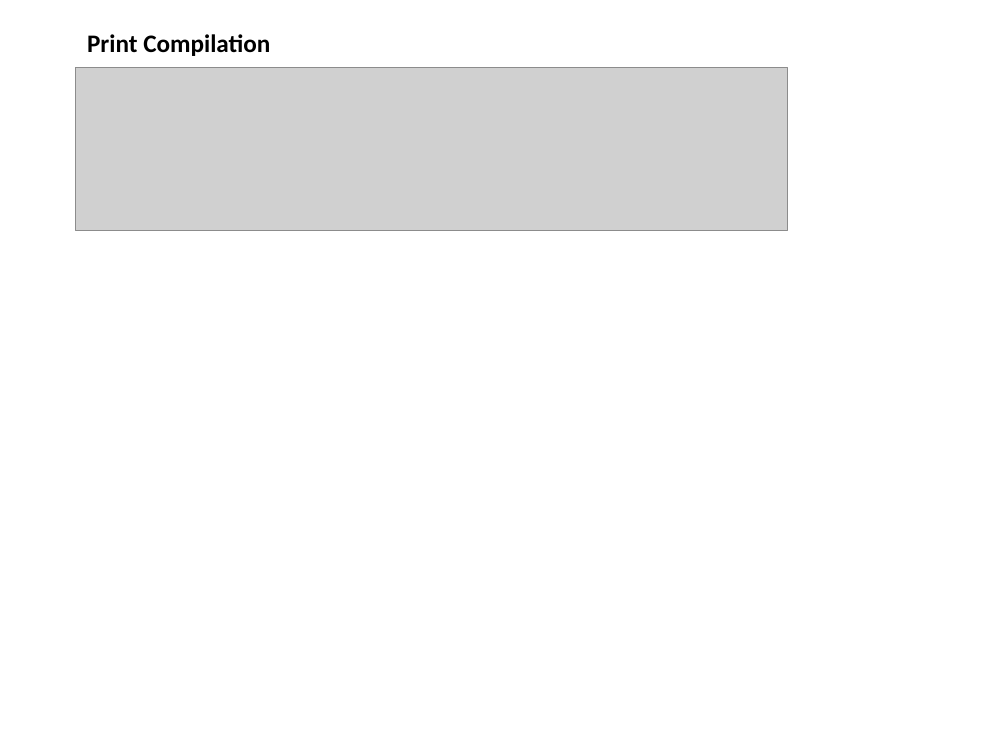
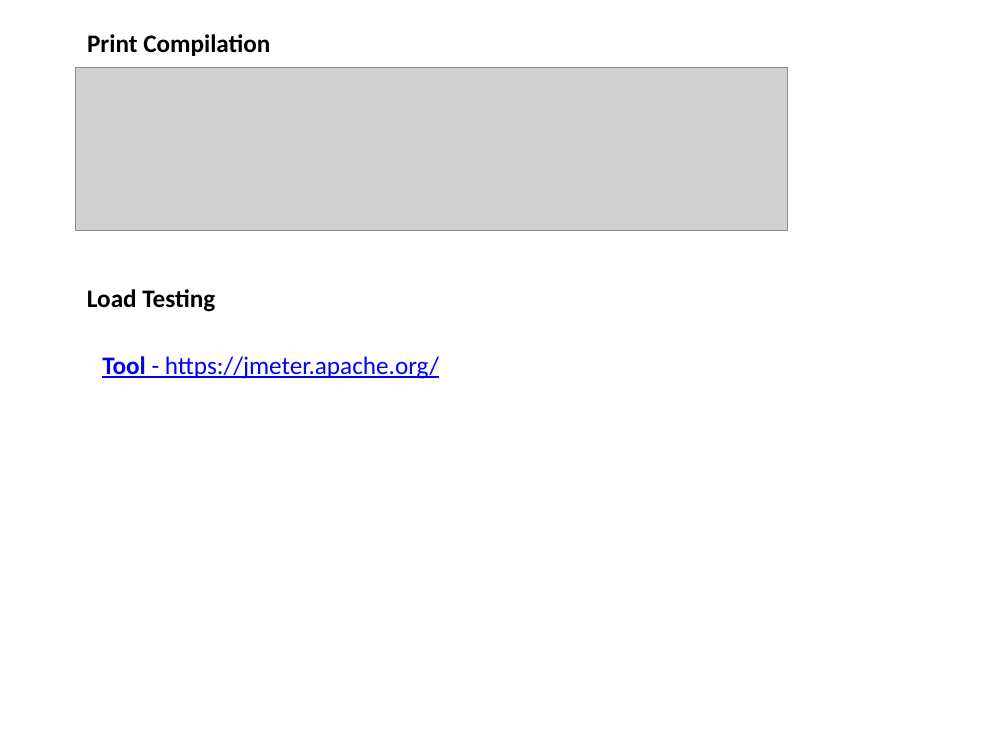
Before and after one commit to mdparthi/JavaPerformanceTuning, a slide deck: slide 17 of JPTInfo.pptx. Drawn at 1008x756 pixels with LibreOffice and Linux fonts; fonts in the diff are those of the drawing; grey boxes stand for pictures. Boxes give left, top, right and bottom in pixels: in the first picture for what was removed or moved away, otherwise in the second. Text is boxed around its words. In the diff, an @@ line names an element or a change of style, - is before the commit and + after.

```diff
--- a/JPTInfo.pptx
+++ b/JPTInfo.pptx
@@ text added at (87,289,215,312), 18 pt, text #000000, bold @@
+Load Testing
@@ text added at (102,356,439,379), 18 pt, text #0000FF, underline @@
+Tool - https://jmeter.apache.org/
```
Also in this commit, not shown: 58 other files.
